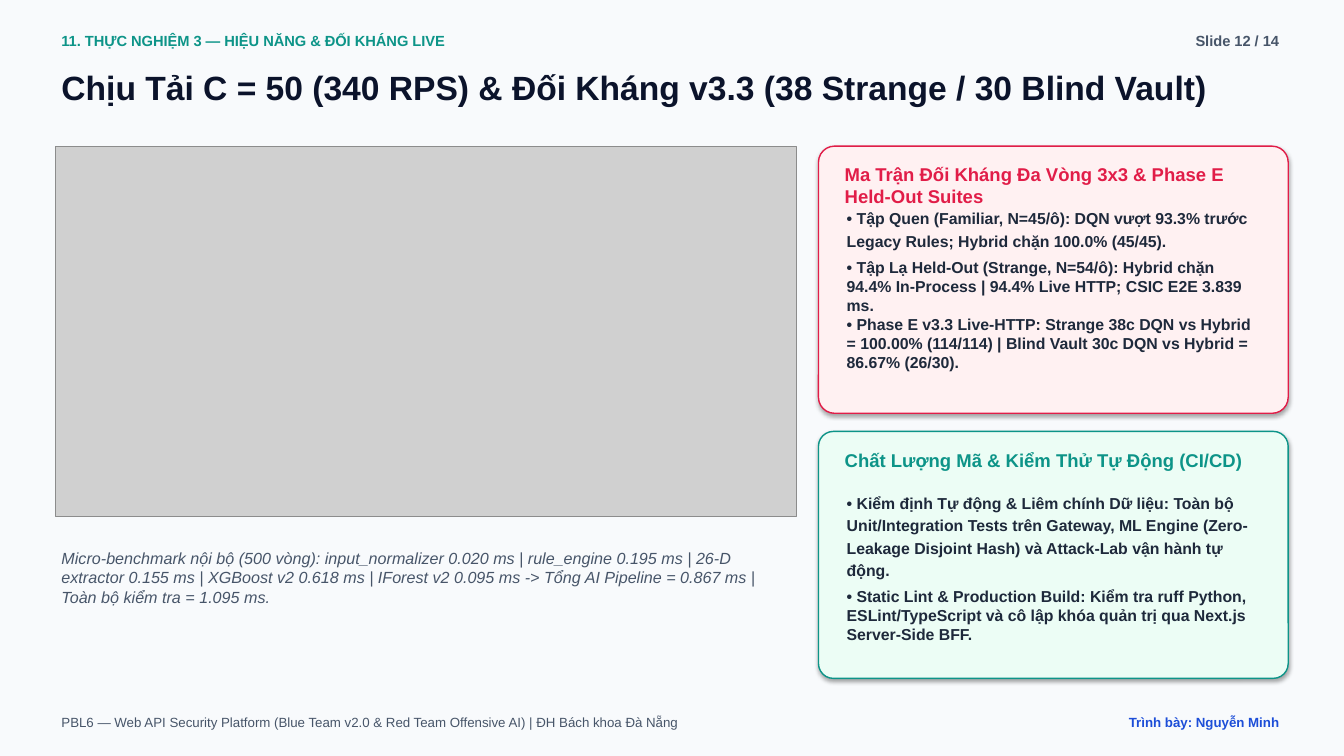
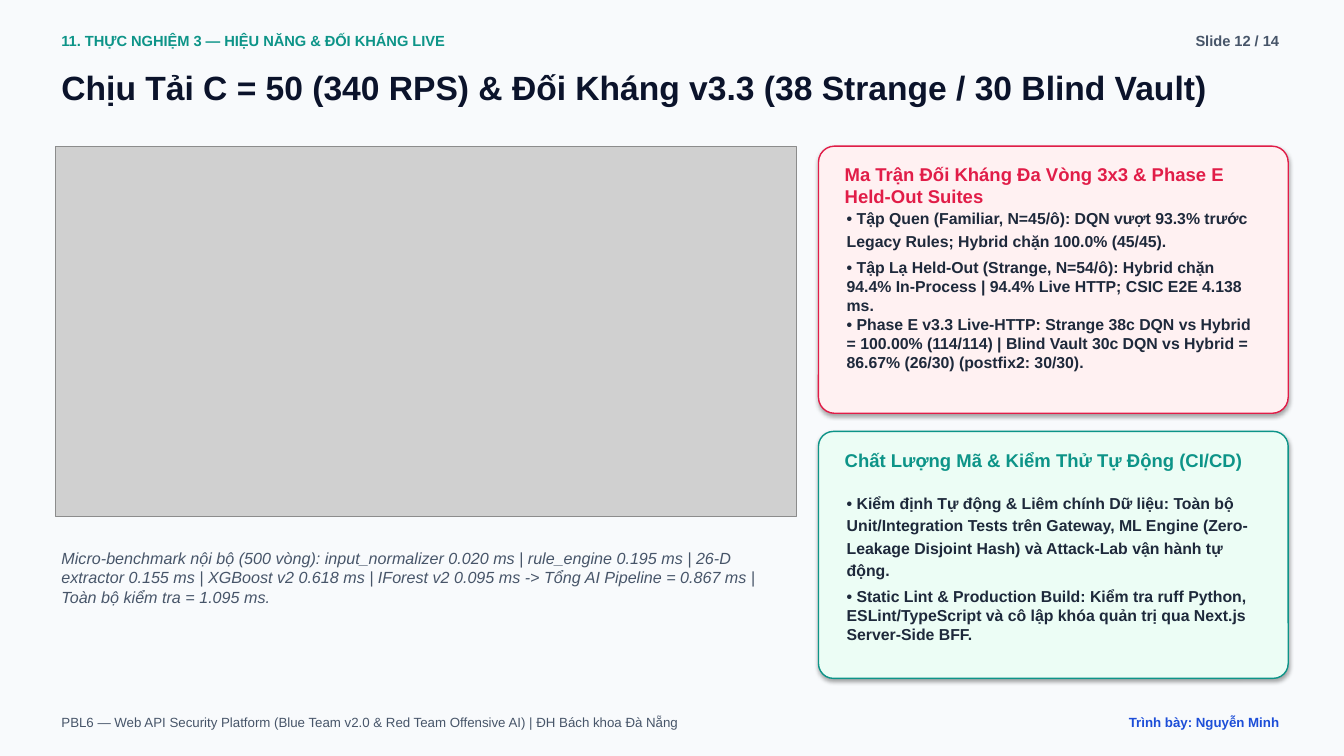
Before and after one commit to vcongggggg/pbl6, a slide deck: slide 12 of docs/reports/PBL6_Academic_Defense_Slides.pptx. Drawn at 1344x756 pixels with LibreOffice and Linux fonts; fonts in the diff are those of the drawing; grey boxes stand for pictures. Boxes give left, top, right and bottom in pixels: in the first picture for what was removed or moved away, otherwise in the second. Text is boxed around its words. In the diff, an @@ line names an element or a change of style, - is before the commit and + after.

Commit message:
feat(phase-f): add live Arena replay & D4 export, 4-service Docker demo, thesis audit & Q&A handbook

```diff
--- a/docs/reports/PBL6_Academic_Defense_Slides.pptx
+++ b/docs/reports/PBL6_Academic_Defense_Slides.pptx
@@ text at (x1=847, y1=261, x2=1251, y2=372): text changed @@
-• Tập Lạ Held-Out (Strange, N=54/ô): Hybrid chặn 94.4% In-Process | 94.4% Live HTTP; CSIC E2E 3.839 ms.
-• Phase E v3.3 Live-HTTP: Strange 38c DQN vs Hybrid = 100.00% (114/114) | Blind Vault 30c DQN vs Hybrid = 86.67% (26/30).
+• Tập Lạ Held-Out (Strange, N=54/ô): Hybrid chặn 94.4% In-Process | 94.4% Live HTTP; CSIC E2E 4.138 ms.
+• Phase E v3.3 Live-HTTP: Strange 38c DQN vs Hybrid = 100.00% (114/114) | Blind Vault 30c DQN vs Hybrid = 86.67% (26/30) (postfix2: 30/30).
```
Also in this commit, not shown: 2 other slides changed, 39 other files.
